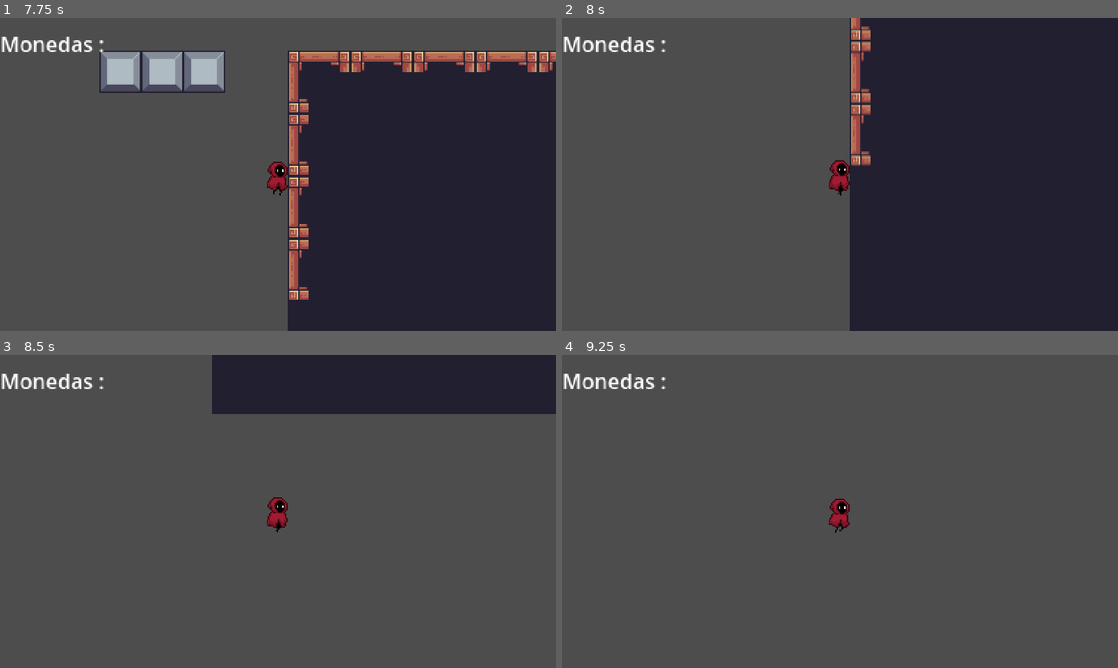
Above: before the commit, frames 1-4 (two rows, left to right).
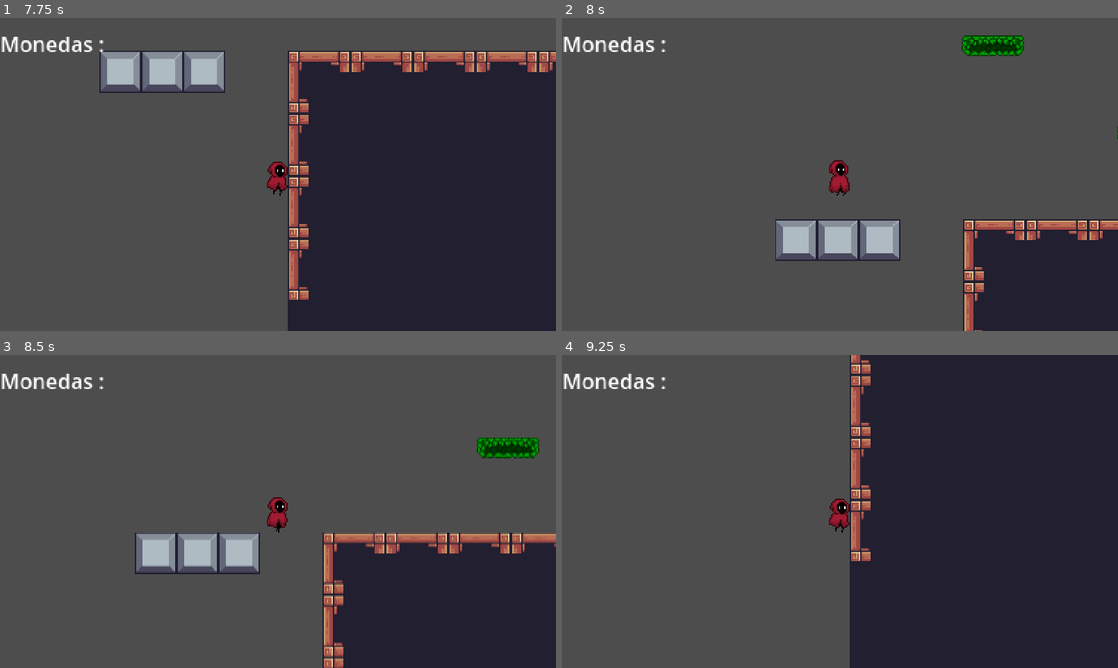
Above: after the commit, the same moments.

Repository: leopoldoval/segunda-oportunidad-polo-y-avila
Game: Godot game, scene res://world_2.tscn
Same seed, same stepped clock (60 frames per second), same inputs: the game is played once before the commit and once after it. This scene is started directly instead of the project's main scene.
Inputs:
- Up to frame 1 (7.75 s): tap Enter (ui_accept) at 0.5, 0.77, 1.52, 3.02, 3.77, 4.52, 6.02, 6.77, 7.52 s; hold Right (ui_right) 0.53-2.03 s; hold Left (ui_left) 2.03-2.78 s; hold Right (ui_right) 2.78-4.28 s; hold Left (ui_left) 4.28-5.03 s; hold Right (ui_right) 5.03-5.78 s; hold Left (ui_left) 5.78-7.28 s; hold Right (ui_right) from 7.28 s (still down)
- Up to frame 2 (8 s): keep holding Right (ui_right)
- Up to frame 3 (8.5 s): keep holding Right (ui_right)
- Up to frame 4 (9.25 s): keep holding Right (ui_right); tap Enter (ui_accept) at 9.02 s

Frame 1 is identical in both runs. In frame 2, 41% of the frame differs, in the area x 38-100%, y 0-100%; in frame 3, 33%; in frame 4, 48%, in the area x 49-100%, y 0-100%.

Commit message:
actualizacion dos del segundo mundo

Diff:
--- a/player.gd
+++ b/player.gd
@@ -45,7 +45,11 @@
 
 
 
-
 func _on_caliz_body_entered(body: Node2D) -> void:
 	get_tree().change_scene_to_file("res://world_2.tscn")
 	pass # Replace with function body.
+
+
+func _on_reset_area_2_body_entered(body: Node2D) -> void:
+	get_tree().reload_current_scene()
+	pass # Replace with function body.
--- a/world_2.tscn
+++ b/world_2.tscn
@@ -217,11 +217,11 @@
 &"plataforma vertical ": SubResource("Animation_036b0")
 }
 
+[sub_resource type="RectangleShape2D" id="RectangleShape2D_ngp3s"]
+size = Vector2(5242, 264.5)
+
 [sub_resource type="RectangleShape2D" id="RectangleShape2D_eiokd"]
 size = Vector2(24, 29)
-
-[sub_resource type="RectangleShape2D" id="RectangleShape2D_ngp3s"]
-size = Vector2(5242, 264.5)
 
 [node name="world 2" type="Node"]
 
@@ -259,41 +259,43 @@
 }
 autoplay = "plataforma vertical "
 
-[node name="caliz" type="Area2D" parent="plataforma3/Path2D2"]
-position = Vector2(1160, -132)
-
-[node name="Sprite2D" type="Sprite2D" parent="plataforma3/Path2D2/caliz"]
+[node name="plataforma4" parent="." instance=ExtResource("3_fu0tf")]
+position = Vector2(716, 90)
+type = 3
+
+[node name="plataforma5" parent="." instance=ExtResource("3_fu0tf")]
+position = Vector2(904, 86)
+
+[node name="plataforma6" parent="." instance=ExtResource("3_fu0tf")]
+position = Vector2(1534, 65)
+
+[node name="ghost" parent="." instance=ExtResource("5_wys1n")]
+position = Vector2(1560, 127)
+
+[node name="ghost2" parent="." instance=ExtResource("5_wys1n")]
+position = Vector2(1844, 128)
+
+[node name="Area2D" parent="." instance=ExtResource("3_fu0tf")]
+position = Vector2(1458, -39)
+type = 1
+
+[node name="reset_area2" type="Area2D" parent="."]
+position = Vector2(1458, -39)
+
+[node name="CollisionShape2D" type="CollisionShape2D" parent="reset_area2"]
+position = Vector2(-27, 512)
+shape = SubResource("RectangleShape2D_ngp3s")
+
+[node name="caliz" type="Area2D" parent="."]
+position = Vector2(1199, -96)
+
+[node name="Sprite2D" type="Sprite2D" parent="caliz"]
 position = Vector2(902, 39)
 scale = Vector2(0.734375, 0.78125)
 texture = ExtResource("4_mv2s0")
 
-[node name="CollisionShape2D" type="CollisionShape2D" parent="plataforma3/Path2D2/caliz"]
+[node name="CollisionShape2D" type="CollisionShape2D" parent="caliz"]
 position = Vector2(902, 44.5)
 shape = SubResource("RectangleShape2D_eiokd")
 
-[node name="plataforma4" parent="." instance=ExtResource("3_fu0tf")]
-position = Vector2(716, 90)
-type = 3
-
-[node name="plataforma5" parent="." instance=ExtResource("3_fu0tf")]
-position = Vector2(904, 86)
-
-[node name="plataforma6" parent="." instance=ExtResource("3_fu0tf")]
-position = Vector2(1534, 65)
-
-[node name="ghost" parent="." instance=ExtResource("5_wys1n")]
-position = Vector2(1560, 127)
-
-[node name="ghost2" parent="." instance=ExtResource("5_wys1n")]
-position = Vector2(1844, 128)
-
-[node name="Area2D" parent="." instance=ExtResource("3_fu0tf")]
-position = Vector2(1458, -39)
-type = 1
-
-[node name="reset_area" type="Area2D" parent="."]
-position = Vector2(1458, -39)
-
-[node name="CollisionShape2D" type="CollisionShape2D" parent="reset_area"]
-position = Vector2(-27, 512)
-shape = SubResource("RectangleShape2D_ngp3s")
+[connection signal="body_entered" from="reset_area2" to="Player" method="_on_reset_area_2_body_entered"]
